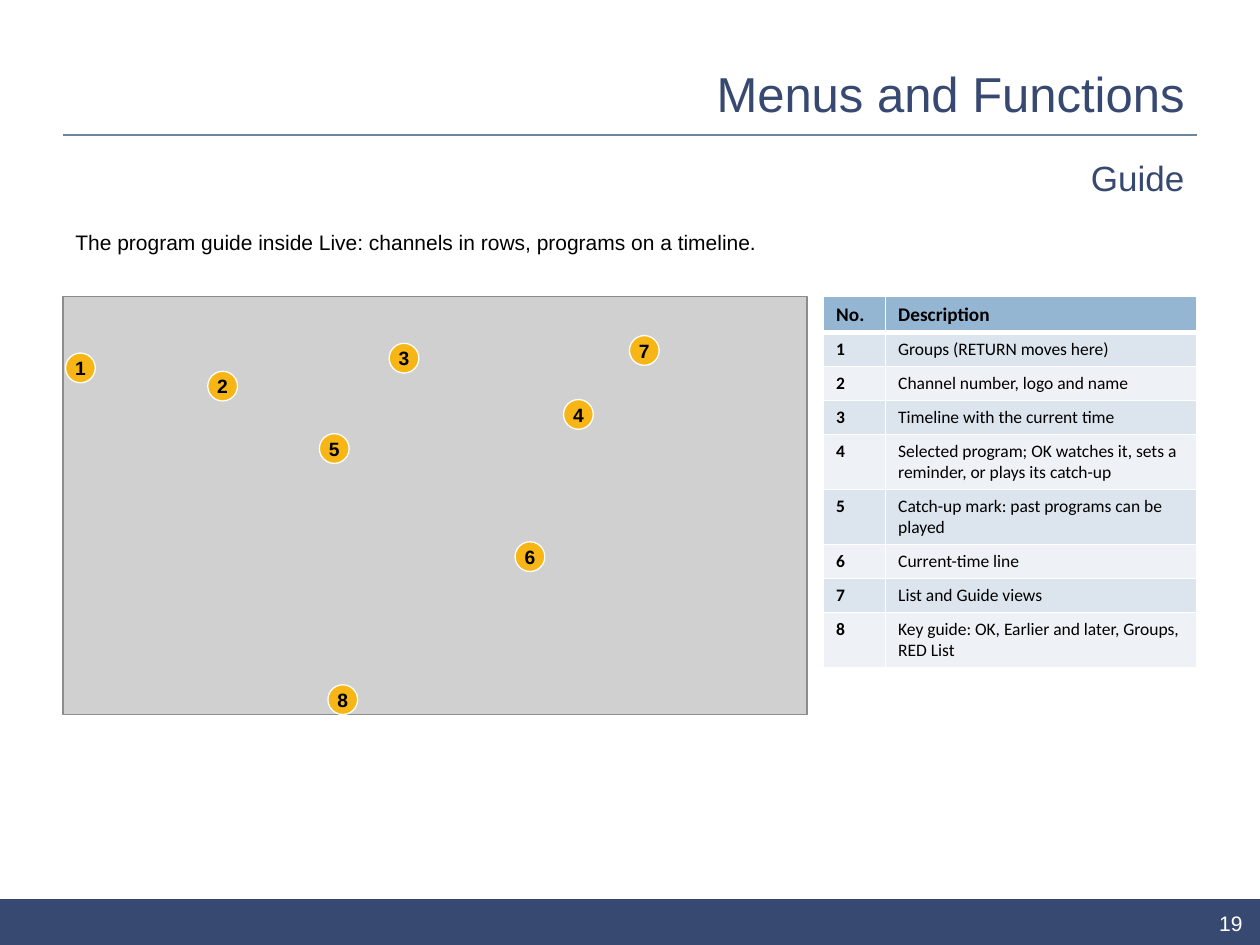
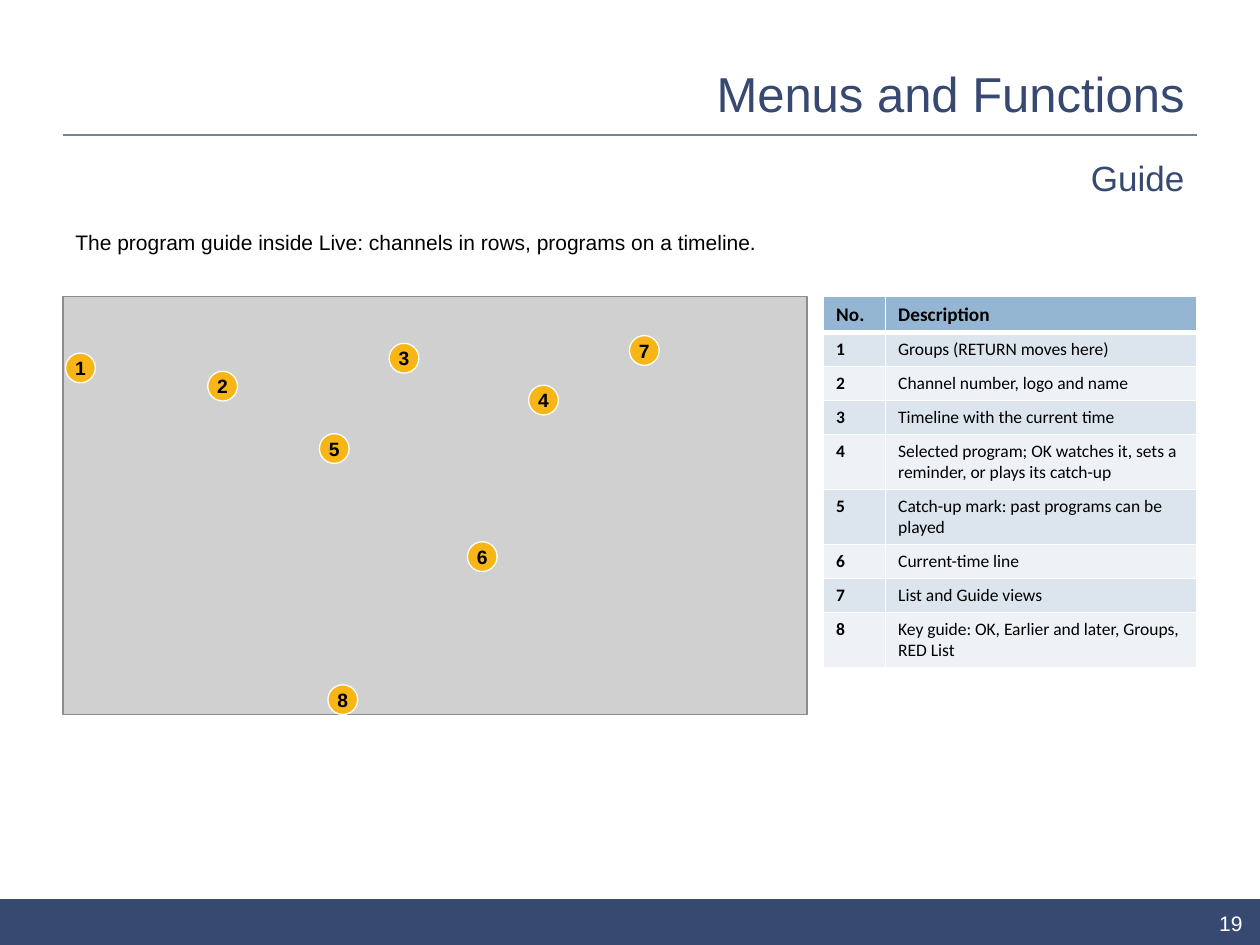
Before and after one commit to ahmedsaed/pleione, a slide deck: slide 19 of store/samsung/ui-description.pptx. Drawn at 1260x945 pixels with LibreOffice and Linux fonts; fonts in the diff are those of the drawing; grey boxes stand for pictures; background and template pictures are left out. Boxes give left, top, right and bottom in pixels: in the first picture for what was removed or moved away, otherwise in the second. Text is boxed around its words. In the diff, an @@ line names an element or a change of style, - is before the commit and + after.

```diff
--- a/store/samsung/ui-description.pptx
+++ b/store/samsung/ui-description.pptx
@@ ellipse "4": place and size @@
-ellipse "4" at box(563, 399, 593, 430)
+ellipse "4" at box(529, 386, 559, 416)
@@ ellipse "6": place and size @@
-ellipse "6" at box(515, 542, 546, 572)
+ellipse "6" at box(467, 542, 498, 572)
```
Also in this commit, not shown: 10 other slides changed, 24 other files.
